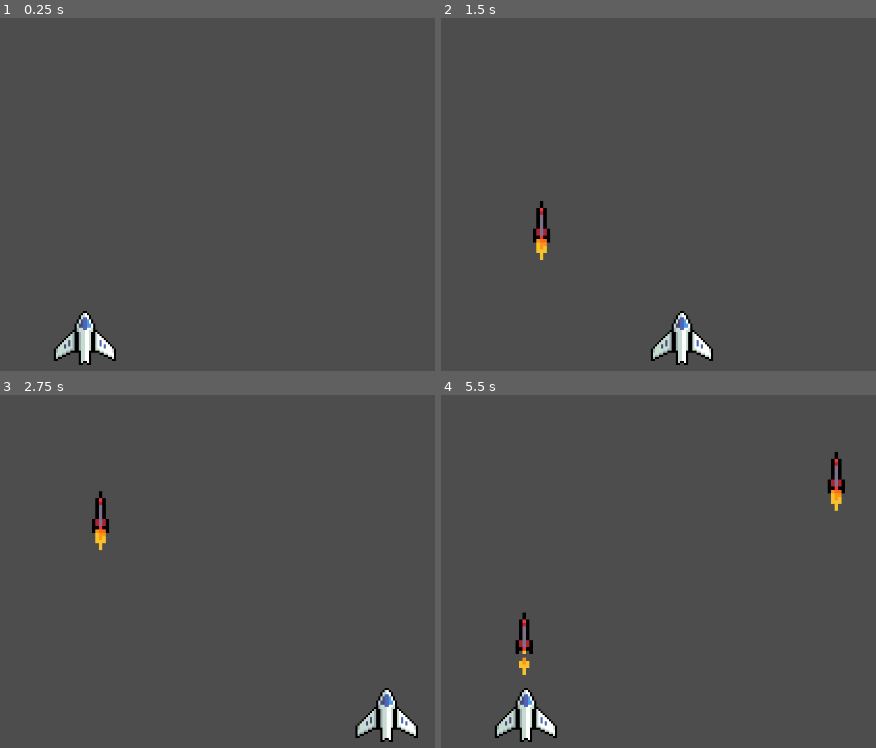
Above: before the commit, frames 1-4 (two rows, left to right).
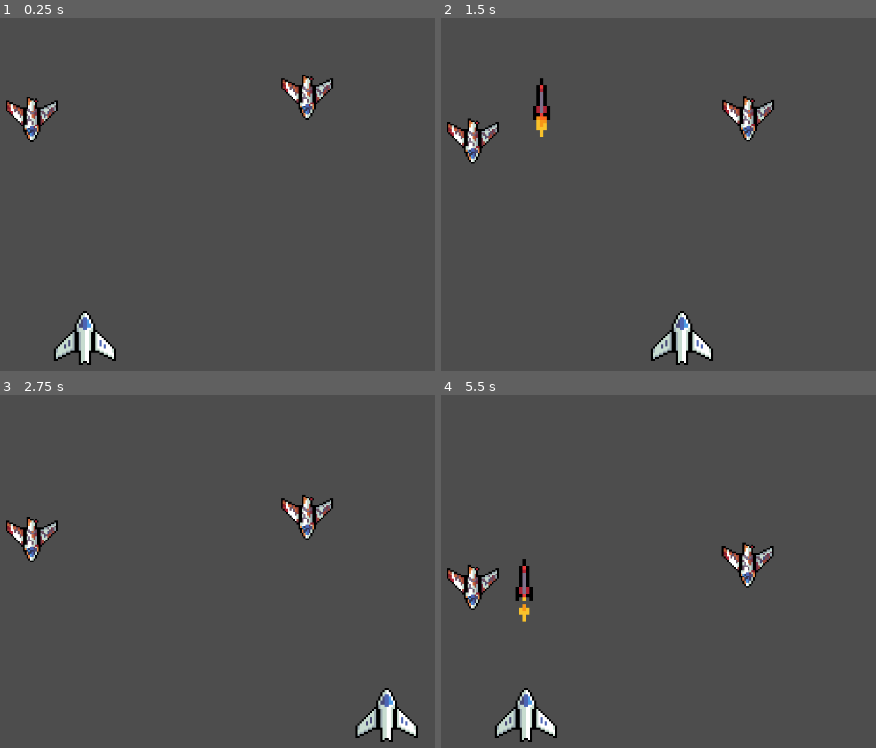
Above: after the commit, the same moments.

Repository: Picobola1/SLEEPOVERGAME-
Game: Godot game, scene res://game.tscn
Same seed, same stepped clock (60 frames per second), same inputs: the game is played once before the commit and once after it. This scene is started directly instead of the project's main scene.
Inputs:
- Up to frame 1 (0.25 s): no input
- Up to frame 2 (1.5 s): tap Enter at 0.5 s; hold Right (right) 0.53-1.28 s; tap Space (shoot) at 0.6 s; hold Down from 1.28 s (still down); tap Alt at 1.35 s
- Up to frame 3 (2.75 s): release Down at 2.03 s; hold Right (right) from 2.03 s (still down); tap Shift at 2.1 s
- Up to frame 4 (5.5 s): release Right (right) at 2.78 s; hold Up 2.78-3.53 s; tap one key every 0.75 s from 2.85 s: Space (shoot) Alt Shift Space (shoot); hold A (left) 3.53-5.03 s; hold Down from 5.03 s (still down)

The runs differ from the first frame. In frame 1, 1.5% of the frame differs, in the area x 1-77%, y 16-36%; in frame 2, 2.3%; in frame 3, 1.9%; in frame 4, 2.6%, in the area x 1-93%, y 16-80%.

Commit message:
aliens that can move

Diff:
--- /dev/null
+++ b/Sleepy/alien.gd
@@ -0,0 +1,14 @@
+extends CharacterBody2D
+
+var move_Speed = 25
+# Called when the node enters the scene tree for the first time.
+func _ready() -> void:
+	pass # Replace with function body.
+
+
+# Called every frame. 'delta' is the elapsed time since the previous frame.
+func _process(delta: float) -> void:
+	var collision = move_and_collide(Vector2.DOWN * delta * move_Speed)
+
+func kill():
+	queue_free()
--- /dev/null
+++ b/Sleepy/alien.tscn
@@ -0,0 +1,18 @@
+[gd_scene format=3 uid="uid://cqt4k6rbj7p51"]
+
+[ext_resource type="Script" uid="uid://bxkjp1l8t2sam" path="res://alien.gd" id="1_0cgv7"]
+[ext_resource type="Texture2D" uid="uid://tnoe60h5amyw" path="res://Foozle_2DS0011_Void_MainShip/Main Ship/Main Ship - Bases/PNGs/Main Ship - Base - Very damaged.png" id="1_816kv"]
+
+[sub_resource type="CapsuleShape2D" id="CapsuleShape2D_0cgv7"]
+radius = 18.0
+height = 58.0
+
+[node name="Alien" type="CharacterBody2D" unique_id=1936574126]
+script = ExtResource("1_0cgv7")
+
+[node name="Sprite2D" type="Sprite2D" parent="." unique_id=94841307]
+scale = Vector2(2.5, 2.5)
+texture = ExtResource("1_816kv")
+
+[node name="CollisionShape2D" type="CollisionShape2D" parent="." unique_id=962148259]
+shape = SubResource("CapsuleShape2D_0cgv7")
--- a/Sleepy/game.tscn
+++ b/Sleepy/game.tscn
@@ -1,8 +1,17 @@
 [gd_scene format=3 uid="uid://cqniesylsq3jc"]
 
 [ext_resource type="PackedScene" uid="uid://clopiuj6ng815" path="res://player.tscn" id="1_80nbo"]
+[ext_resource type="PackedScene" uid="uid://cqt4k6rbj7p51" path="res://alien.tscn" id="2_e2o6t"]
 
 [node name="Game" type="Node2D" unique_id=2022856995]
 
 [node name="Player" parent="." unique_id=2028996552 instance=ExtResource("1_80nbo")]
 position = Vector2(320, 462)
+
+[node name="Alien" parent="." unique_id=1936574126 instance=ExtResource("2_e2o6t")]
+position = Vector2(640, 108)
+rotation = 3.1415927
+
+[node name="Alien2" parent="." unique_id=1492329621 instance=ExtResource("2_e2o6t")]
+position = Vector2(243, 140)
+rotation = 3.1415927
--- a/Sleepy/shot.gd
+++ b/Sleepy/shot.gd
@@ -2,11 +2,13 @@
 
 var life_time=3
 var life_spawn=0
-var speed = 100
+var speed = 300
 
 # Called every frame. 'delta' is the elapsed time since the previous frame.
 func _process(delta: float) -> void:
 	var collision = move_and_collide(Vector2.UP * delta * speed)
+	if collision and collision.get_collider().has_method("kill"):
+		collision.get_collider().kill()
 
 	life_spawn += delta
 	if life_spawn >= life_time:
Not shown, added: Sleepy/alien.gd.uid
